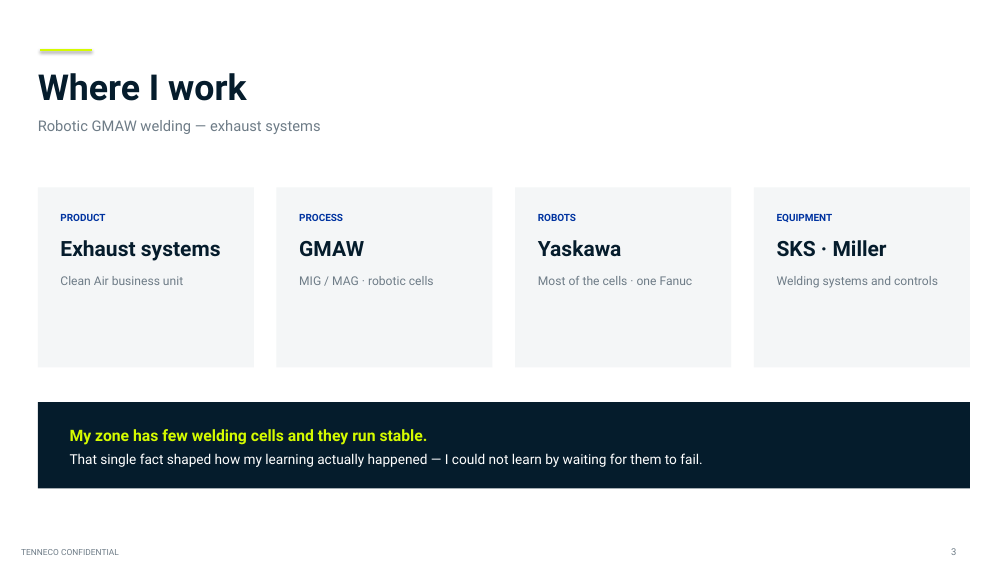
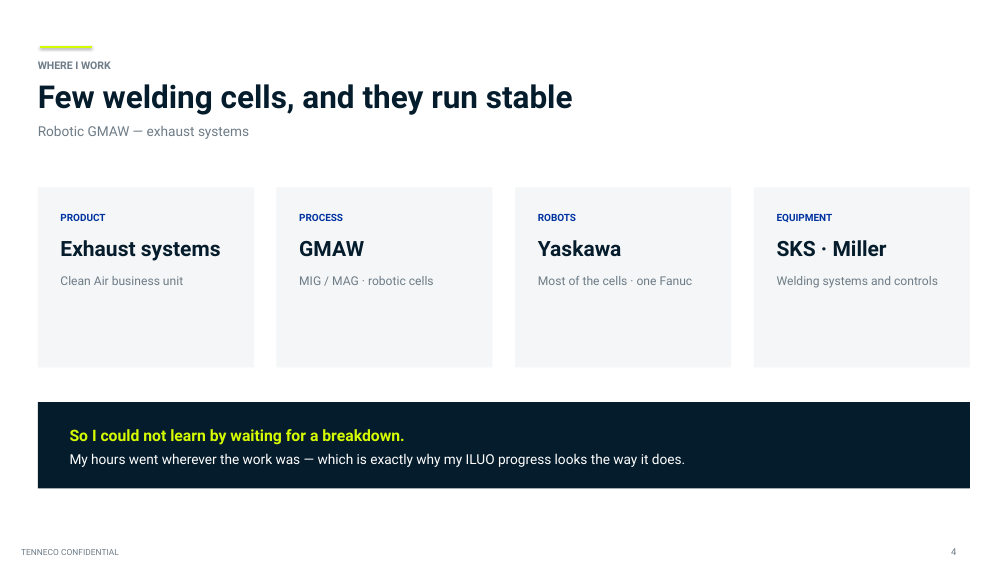
Before and after one commit to adaircarried/Claude-Design, a slide deck: slide 4 of presentations/Tenneco_Intern_Project_Diego_de_Leon.pptx (slide 3 before the commit). Drawn at 1008x567 pixels with LibreOffice and Linux fonts; fonts in the diff are those of the drawing; background and template pictures are left out. Boxes give left, top, right and bottom in pixels: in the first picture for what was removed or moved away, otherwise in the second. Text is boxed around its words. In the diff, an @@ line names an element or a change of style, - is before the commit and + after.

```diff
--- a/presentations/Tenneco_Intern_Project_Diego_de_Leon.pptx
+++ b/presentations/Tenneco_Intern_Project_Diego_de_Leon.pptx
@@ line moved from (40, 50) - (92, 50) to (40, 47) - (92, 47) @@
@@ text at bbox=[38, 61, 111, 69]: text changed; size 34 to 10 pt; text colour #051C2C to #6E7C87 @@
-Where I work
+WHERE I WORK
@@ text added at bbox=[38, 84, 573, 115], 30 pt, text #051C2C, bold @@
+Few welding cells, and they run stable
@@ text at bbox=[38, 126, 249, 139]: text changed; size 14 to 13 pt @@
-Robotic GMAW welding — exhaust systems
+Robotic GMAW — exhaust systems
@@ text at bbox=[70, 429, 685, 467]: text changed @@
-My zone has few welding cells and they run stable.
-That single fact shaped how my learning actually happened — I could not learn by waiting for them to fail.
+So I could not learn by waiting for a breakdown.
+My hours went wherever the work was — which is exactly why my ILUO progress looks the way it does.
```
Also in this commit, not shown: 9 other slides changed, 1 slide added, 3 other files.
